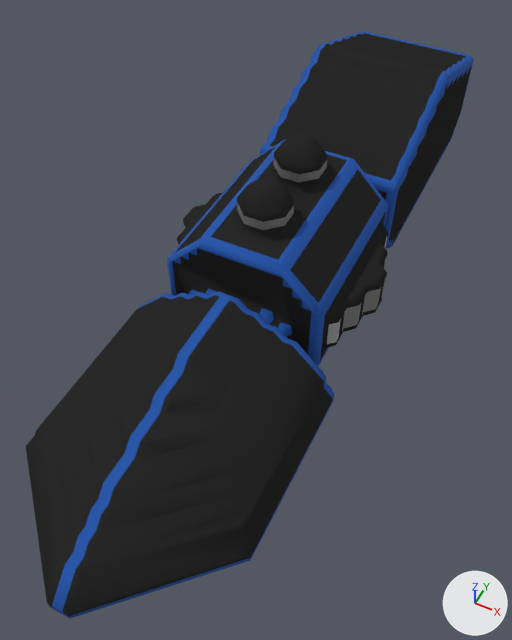
One commit to the OBJ model src/jsMain/resources/meshes/diadochi-2-apophis-class.obj: the scene before it, then after it.
Rendered twice from a camera (50 mm lens) standing at (22.8, -55.1, 72.5) and looking at (-1.6, -6.3, 11.5). The lights are fixed; the arrows at lower right show +X, +Y and +Z. Where no turn or scale is listed for an object, it has been applied to the vertices.

In view in the first picture: 'diadochi-2-apophis-class'.
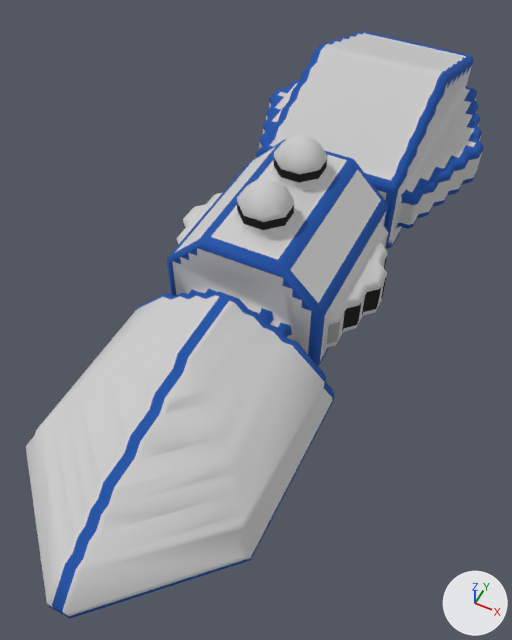
The change, as a list of edits to the scene's bpy script:
```text
Change me_diadochi_2_apophis_class:
    used by ob_diadochi_2_apophis_class; location = (0.0, 0.0, 0.0)
    remove me_diadochi_2_apophis_class.from_pydata(...)  # 2004 vertices, 3738 faces; spans x -11.5..11.5, y -44.0..44.0, z -0.1..31.9
    add me_diadochi_2_apophis_class.from_pydata(...)  # 2407 vertices, 4527 faces; spans x -14.5..14.5, y -44.0..44.0, z -0.1..31.9
    me_diadochi_2_apophis_class part 1: 5 vertices moved from x -6.0..6.0, y -1.5..43.5, z 18.4..30.9 to x -5.5..5.5, y -1.0..43.5, z 17.4..31.4; 10 vertices removed from x -8.5..8.5, y -13.5..43.5, z 9.4..30.4; 415 vertices added at x -14.5..14.5, y -11.0..43.5, z 10.4..28.4
    me_diadochi_2_apophis_class part 2: 1574 kept faces spanning x -11.5..11.5, y -44.0..41.2, z 8.6..31.9 get new texture (UV) coordinates
```

Boxes [x1, y1, x2, y2] around the edits, measured in the pictures (512 x 640 px):
'diadochi-2-apophis-class', reshaped: before [26, 31, 474, 618]; after [26, 31, 484, 618]
part 1 of me_diadochi_2_apophis_class, built on: before [265, 144, 322, 321]; after [238, 66, 484, 322]
part 2 of me_diadochi_2_apophis_class, surface changed (black to grey): [26, 33, 468, 616] in both
